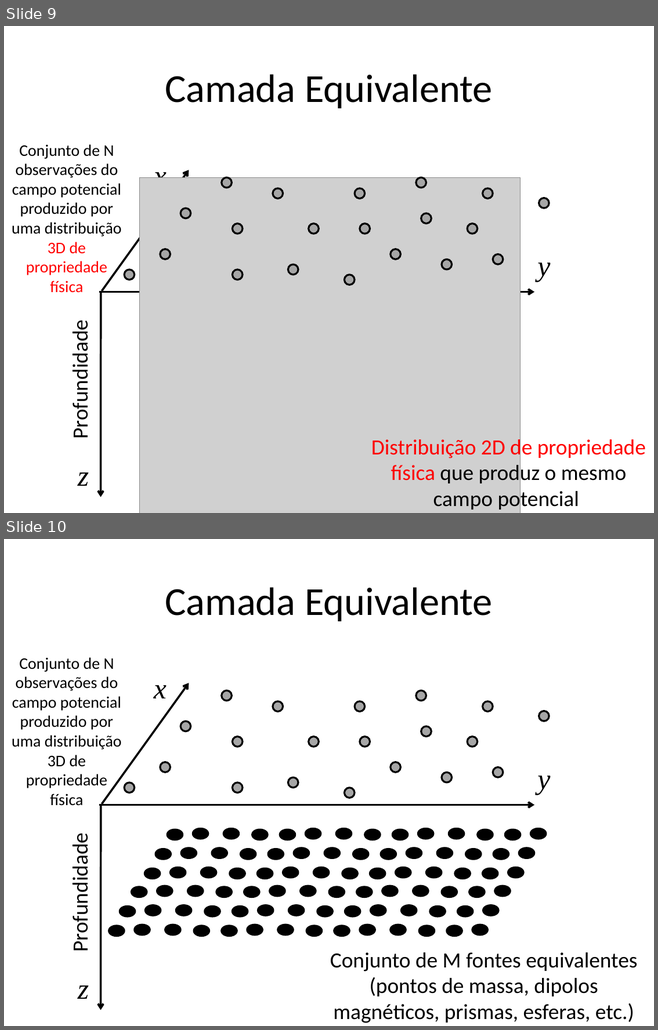
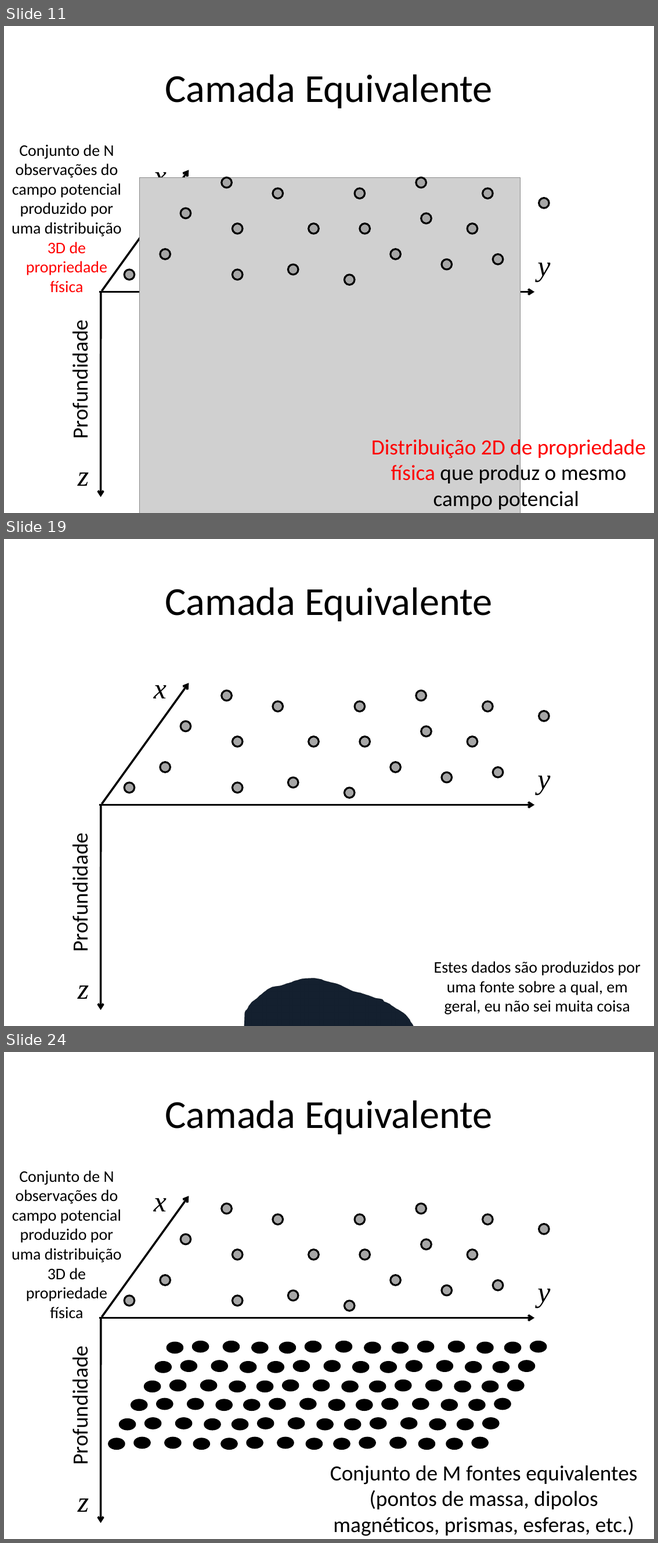
Before and after one commit to pinga-lab/CE-VII-SimBGf-2016, a slide deck: slides/ce-introducao.pptx. Shown one above the other, each under a label of ours: slides 9 and 10 before the commit, slides 11, 19 and 24 after it; the slides between them are not shown. The pictures are 658x1030 and 658x1543 pixels, drawn with LibreOffice and Linux fonts; fonts in the diff are those of the drawing; grey boxes stand for pictures. Boxes give left, top, right and bottom in pixels: in the first picture for what was removed or moved away, otherwise in the second. Text is boxed around its words. In the diff, an @@ line names an element or a change of style, - is before the commit and + after.

Commit message:
primeiras ideias sobre camada equivalente

```diff
--- a/slides/ce-introducao.pptx
+++ b/slides/ce-introducao.pptx
@@ slide 19 added at (x1=4, y1=539, x2=654, y2=1026), background #FFFFFF @@
@@ title added at (x1=165, y1=587, x2=492, y2=621), 44 pt, text #000000 @@
+Camada Equivalente
@@ arrow added from (101, 804) to (188, 683), #000000 2.25 pt @@
@@ text added at (x1=154, y1=685, x2=166, y2=699), 32 pt, text #000000, italic @@
+x
@@ text added at (x1=537, y1=776, x2=550, y2=795), 32 pt, text #000000, italic @@
+y
@@ group added at (x1=124, y1=690, x2=549, y2=798): 20 ellipses @@
@@ arrow added from (100, 805) to (534, 805), #000000 2.25 pt @@
@@ arrow added from (101, 805) to (101, 1010), #000000 2.25 pt @@
@@ text added at (x1=67, y1=845, x2=94, y2=949), 24 pt, text #000000 @@
+Profundidade
@@ freeform shape added at (x1=244, y1=956, x2=413, y2=1026), fill #4F81BD @@
@@ text added at (x1=434, y1=961, x2=640, y2=1015), 18 pt, text #000000 @@
+Estes dados são produzidos por uma fonte sobre a qual, em geral, eu não sei muita coisa
@@ text added at (x1=78, y1=986, x2=89, y2=999), 32 pt, text #000000, italic @@
+z
@@ what was slide 9 is now slide 11 @@
@@ what was slide 10 is now slide 24 @@
```
Also in this commit, not shown: 2 slides changed, 15 other slides added, 1 slide removed, 1 other file.
